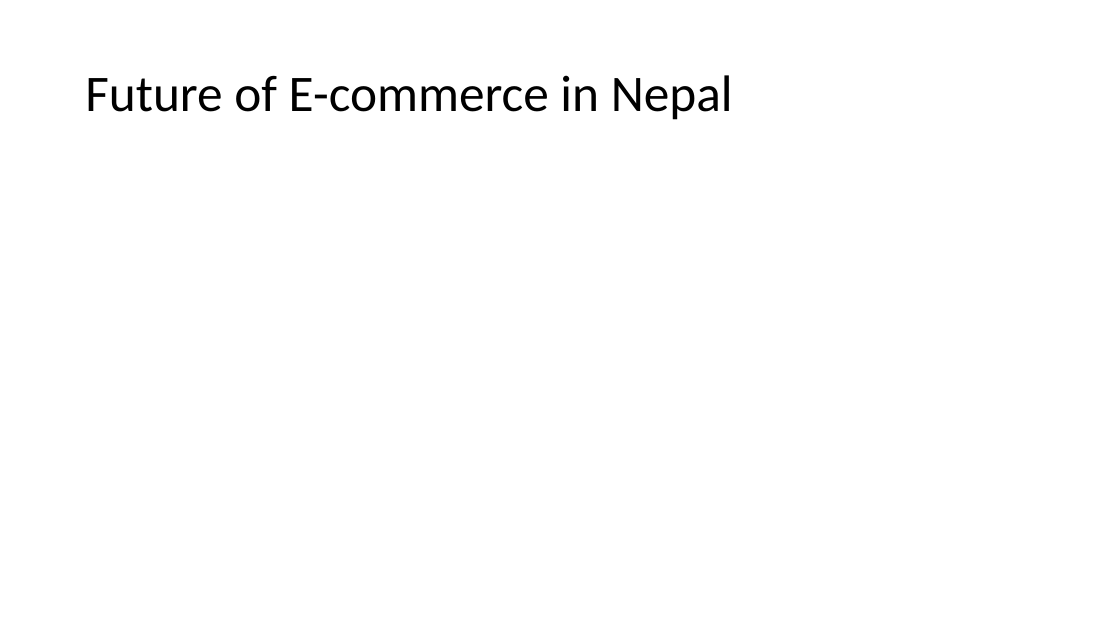
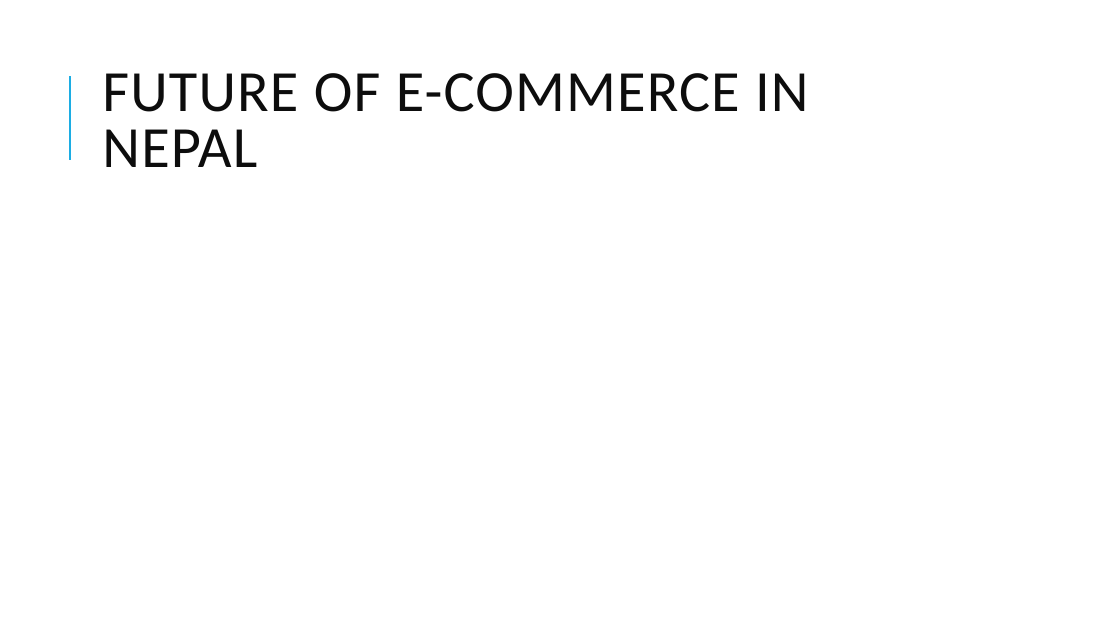
Before and after one commit to admondtamang/e-commerce-cp, a slide deck: slide 15 of E-commerce site.pptx (slide 7 before the commit). Drawn at 1120x630 pixels with LibreOffice and Linux fonts; fonts in the diff are those of the drawing. Boxes give left, top, right and bottom in pixels: in the first picture for what was removed or moved away, otherwise in the second. Text is boxed around its words. In the diff, an @@ line names an element or a change of style, - is before the commit and + after.

```diff
--- a/E-commerce site.pptx
+++ b/E-commerce site.pptx
@@ line added from (70, 160) to (70, 76), #1CADE4 1.5 pt @@
@@ title at [102,73,808,167]: text changed; size 44 to 50 pt; text colour #000000 to #0D0D0D @@
-Future of E-commerce in Nepal
+FUTURE OF E-COMMERCE IN NEPAL
```
Also in this commit, not shown: 6 other slides changed, 8 slides added, 43 other files.
